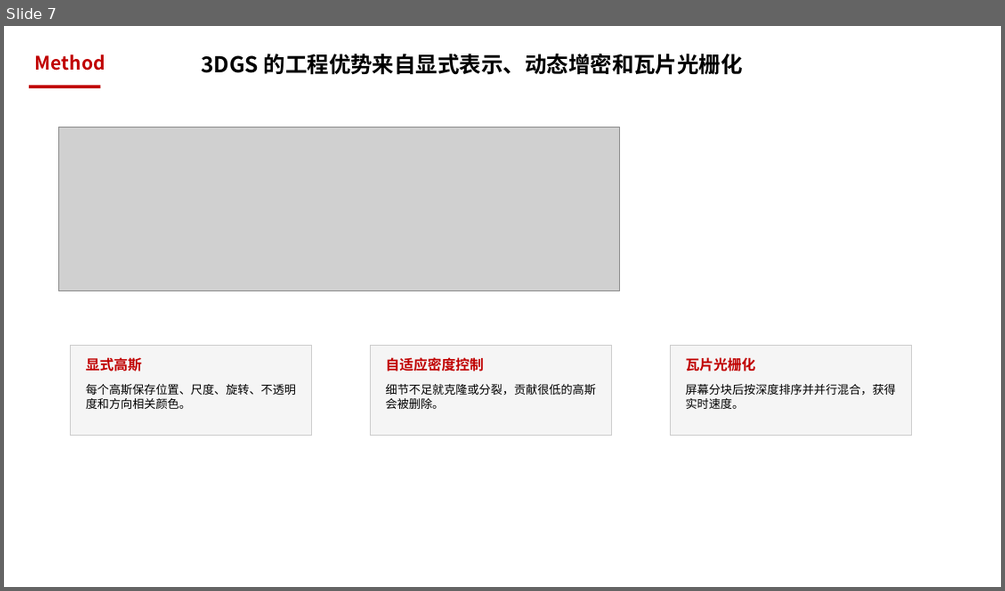
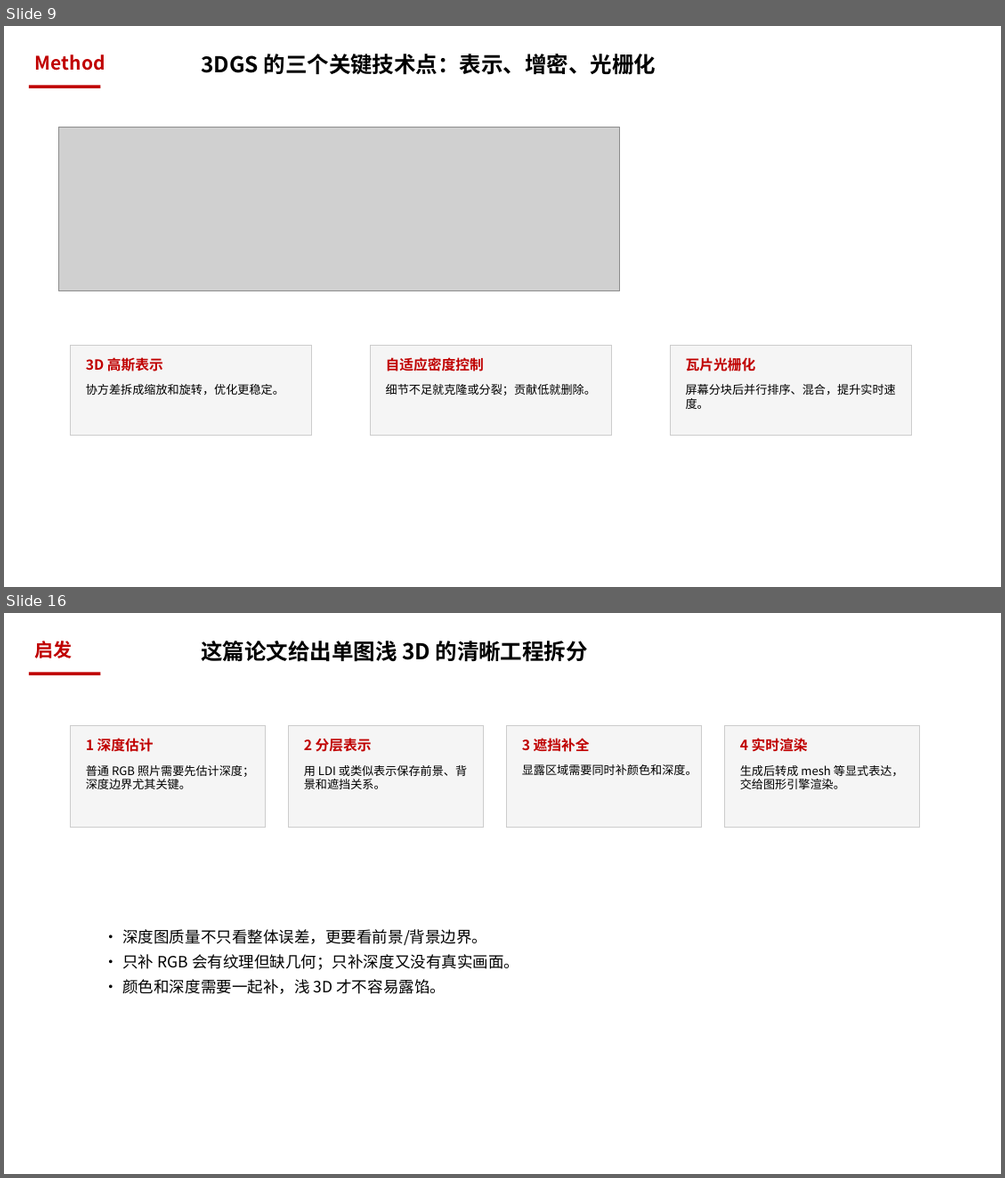
Before and after one commit to mengmcy1/gastric-cbm, a slide deck: 汇报/论文总结7.10_NeRF与3DGS_基础汇报.pptx. Shown one above the other, each under a label of ours: slide 7 before the commit, slides 9 and 16 after it; the slides between them are not shown. The pictures are 1005x591 and 1005x1178 pixels, drawn with LibreOffice and Linux fonts; fonts in the diff are those of the drawing; grey boxes stand for pictures. Boxes give left, top, right and bottom in pixels: in the first picture for what was removed or moved away, otherwise in the second. Text is boxed around its words. In the diff, an @@ line names an element or a change of style, - is before the commit and + after.

Commit message:
更新 AGENTS.md、汇报讲稿与PPT、论文总结，清理旧笔记

```diff
--- a/汇报/论文总结7.10_NeRF与3DGS_基础汇报.pptx
+++ b/汇报/论文总结7.10_NeRF与3DGS_基础汇报.pptx
@@ slide 16 added at (4, 613, 1001, 1174), background #FFFFFF @@
@@ text added at (35, 641, 73, 658), 24 pt, text #C00000, bold @@
+启发
@@ text added at (201, 641, 588, 662), 28 pt, text #000000, bold @@
+这篇论文给出单图浅 3D 的清晰工程拆分
@@ rectangle added at (29, 673, 100, 676), fill #C00000 @@
@@ rectangle added at (70, 726, 265, 827), fill #F5F5F5, outline #CCCCCC 1 pt @@
@@ text added at (86, 738, 154, 752), 18 pt, text #C00000, bold @@
+1 深度估计
@@ rectangle added at (288, 726, 483, 827), fill #F5F5F5, outline #CCCCCC 1 pt @@
@@ text added at (304, 738, 372, 752), 18 pt, text #C00000, bold @@
+2 分层表示
@@ rectangle added at (506, 726, 701, 827), fill #F5F5F5, outline #CCCCCC 1 pt @@
@@ text added at (522, 738, 590, 752), 18 pt, text #C00000, bold @@
+3 遮挡补全
@@ rectangle added at (724, 726, 919, 827), fill #F5F5F5, outline #CCCCCC 1 pt @@
@@ text added at (740, 738, 808, 752), 18 pt, text #C00000, bold @@
+4 实时渲染
@@ text added at (86, 765, 254, 789), 15 pt, text #000000 @@
+普通 RGB 照片需要先估计深度；深度边界尤其关键。
@@ text added at (304, 765, 467, 789), 15 pt, text #000000 @@
+用 LDI 或类似表示保存前景、背景和遮挡关系。
@@ text added at (522, 764, 697, 775), 15 pt, text #000000 @@
+显露区域需要同时补颜色和深度。
@@ text added at (740, 765, 904, 789), 15 pt, text #000000 @@
+生成后转成 mesh 等显式表达，交给图形引擎渲染。
@@ text added at (122, 929, 519, 994), 20 pt, text #000000 @@
+• 深度图质量不只看整体误差，更要看前景/背景边界。
+• 只补 RGB 会有纹理但缺几何；只补深度又没有真实画面。
+• 颜色和深度需要一起补，浅 3D 才不容易露馅。
@@ what was slide 7 is now slide 9 @@
@@ slide 9 changed as well @@
@@ text at (201, 54, 655, 75): text changed @@
-3DGS 的工程优势来自显式表示、动态增密和瓦片光栅化
+3DGS 的三个关键技术点：表示、增密、光栅化
@@ text at (86, 357, 163, 371): text changed @@
-显式高斯
+3D 高斯表示
@@ text at (86, 384, 284, 394): text changed @@
-每个高斯保存位置、尺度、旋转、不透明度和方向相关颜色。
+协方差拆成缩放和旋转，优化更稳定。
@@ text at (386, 384, 596, 395): text changed @@
-细节不足就克隆或分裂，贡献很低的高斯会被删除。
+细节不足就克隆或分裂；贡献低就删除。
@@ text at (686, 384, 896, 409): text changed @@
-屏幕分块后按深度排序并并行混合，获得实时速度。
+屏幕分块后并行排序、混合，提升实时速度。
```
Also in this commit, not shown: 1 other slide changed, 14 other slides added, 8 slides removed, 15 other files.
